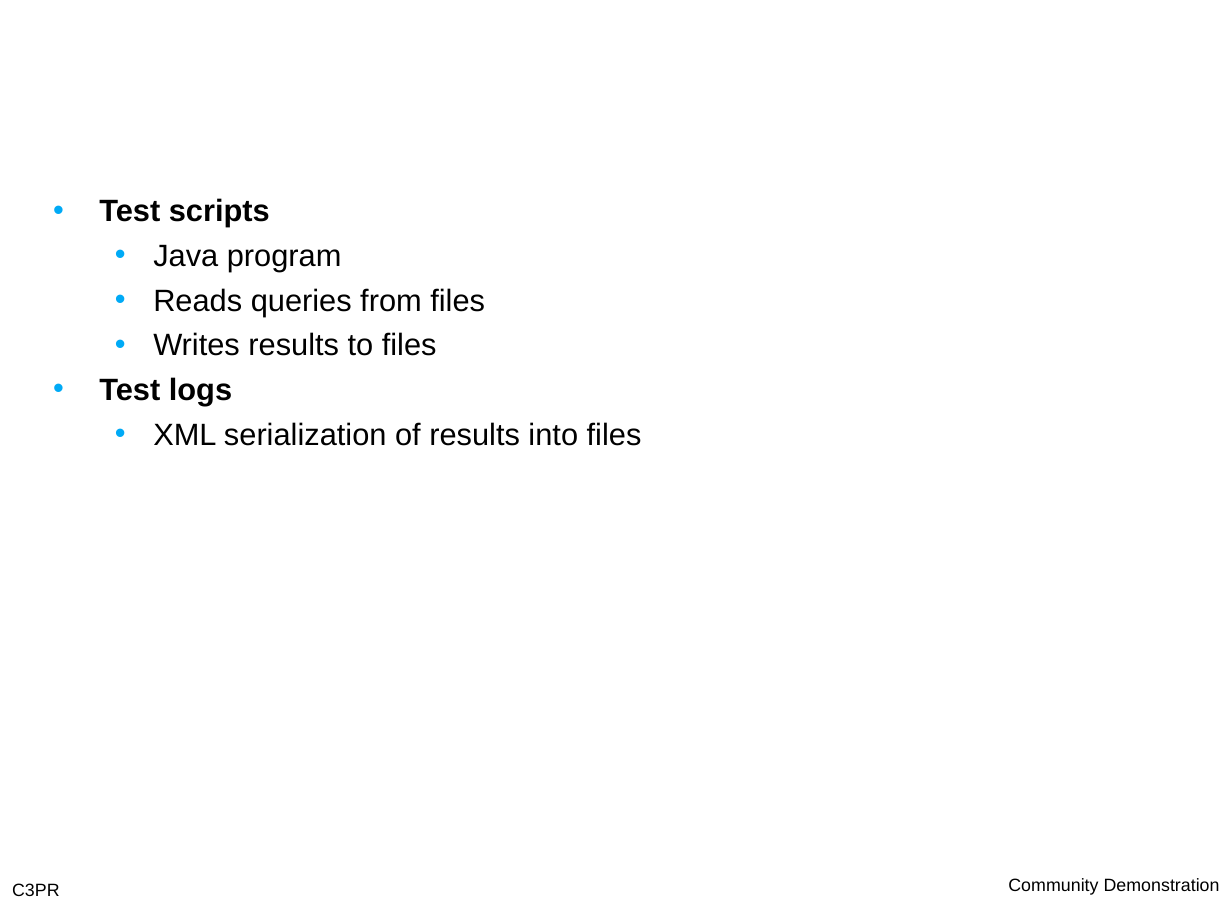
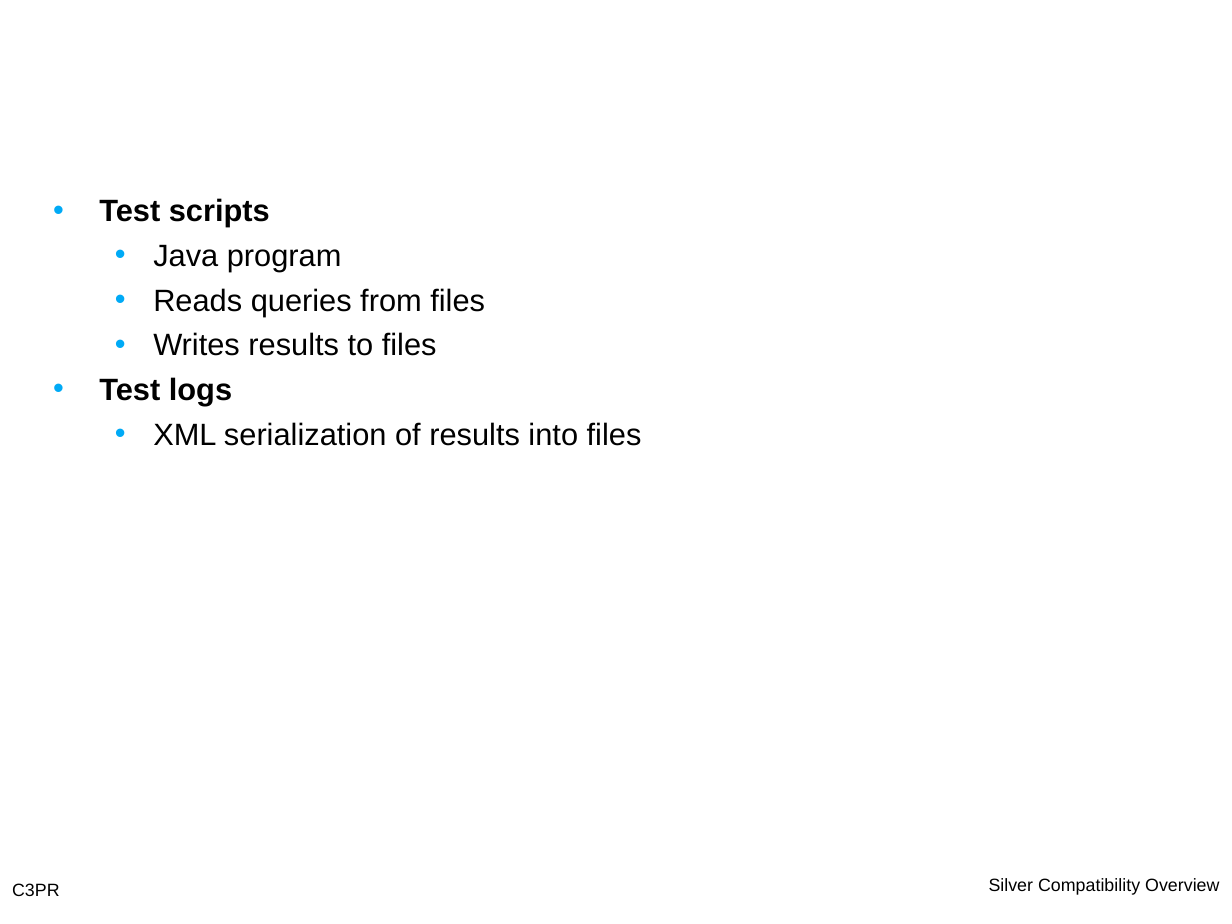
Before and after one commit to NCIP/c3pr-docs, a slide deck: slide 23 of documentation/silver_review/package/c3prv2_silver_review.ppt (slide 15 before the commit). Drawn at 1232x924 pixels with LibreOffice and Linux fonts; fonts in the diff are those of the drawing; background and template pictures are left out. Boxes give left, top, right and bottom in pixels: in the first picture for what was removed or moved away, otherwise in the second. Text is boxed around its words. In the diff, an @@ line names an element or a change of style, - is before the commit and + after.

```diff
--- a/documentation/silver_review/package/c3prv2_silver_review.ppt
+++ b/documentation/silver_review/package/c3prv2_silver_review.ppt
@@ text at [989, 878, 1219, 895]: text changed @@
-Community Demonstration
+Silver Compatibility Overview
```
Also in this commit, not shown: 15 other slides changed, 9 slides added, 1 slide removed.
